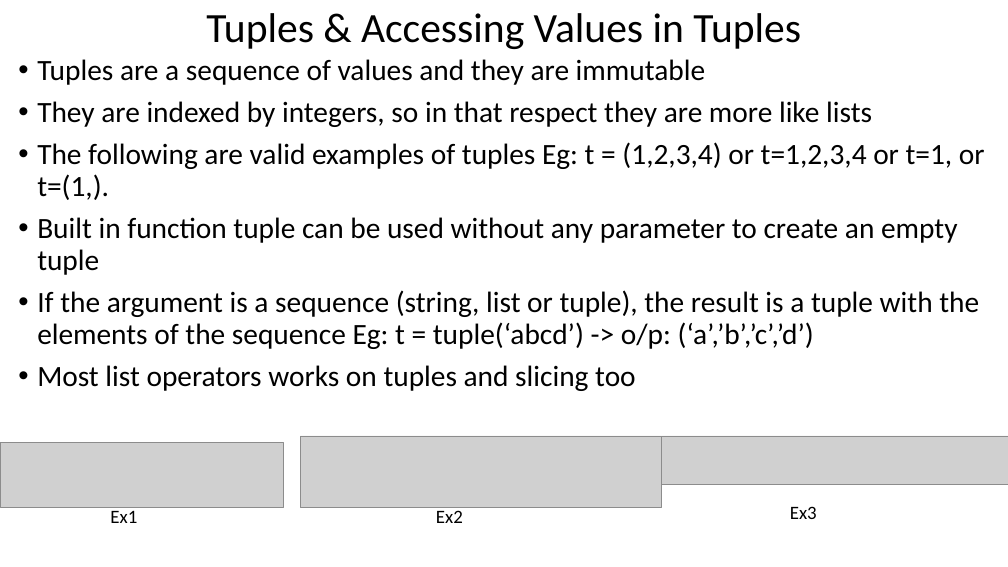
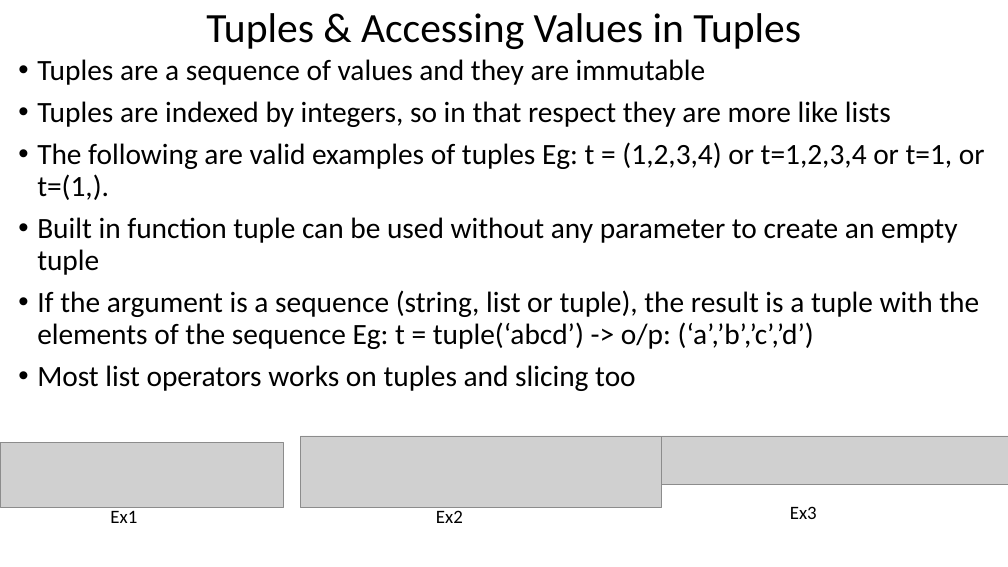
Before and after one commit to sanghvip/Python-Lecture, a slide deck: slide 2 of Lecture 7.pptx. Drawn at 1008x567 pixels with LibreOffice and Linux fonts; fonts in the diff are those of the drawing; grey boxes stand for pictures. Boxes give left, top, right and bottom in pixels: in the first picture for what was removed or moved away, otherwise in the second. Text is boxed around its words. In the diff, an @@ line names an element or a change of style, - is before the commit and + after.

Commit message:
Updated links for Tuple assignment

```diff
--- a/Lecture 7.pptx
+++ b/Lecture 7.pptx
@@ text at (37, 101, 891, 127): text changed @@
-• They are indexed by integers, so in that respect they are more like lists
+• Tuples are indexed by integers, so in that respect they are more like lists
```
Also in this commit, not shown: 3 other slides changed.
